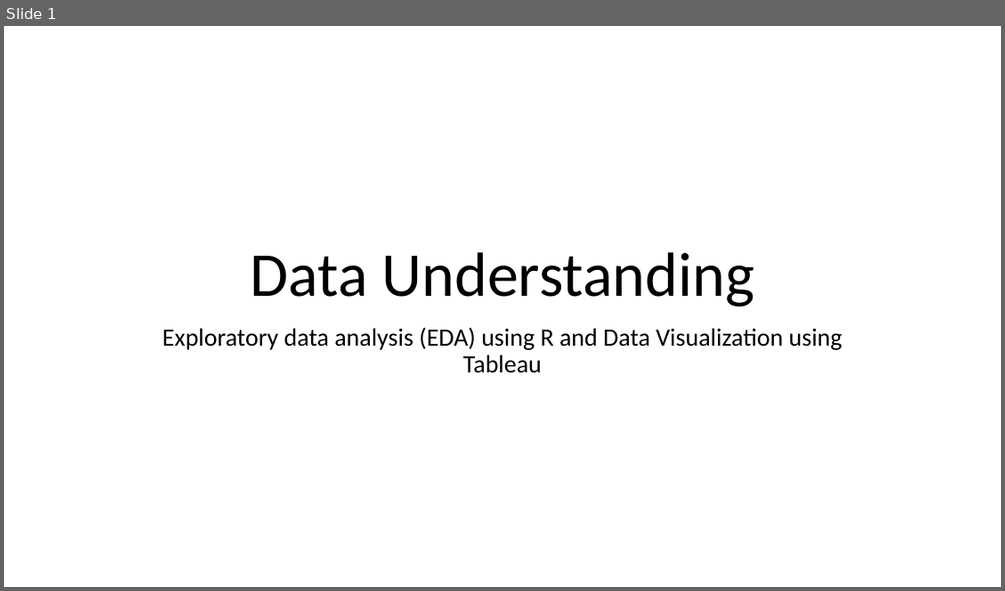
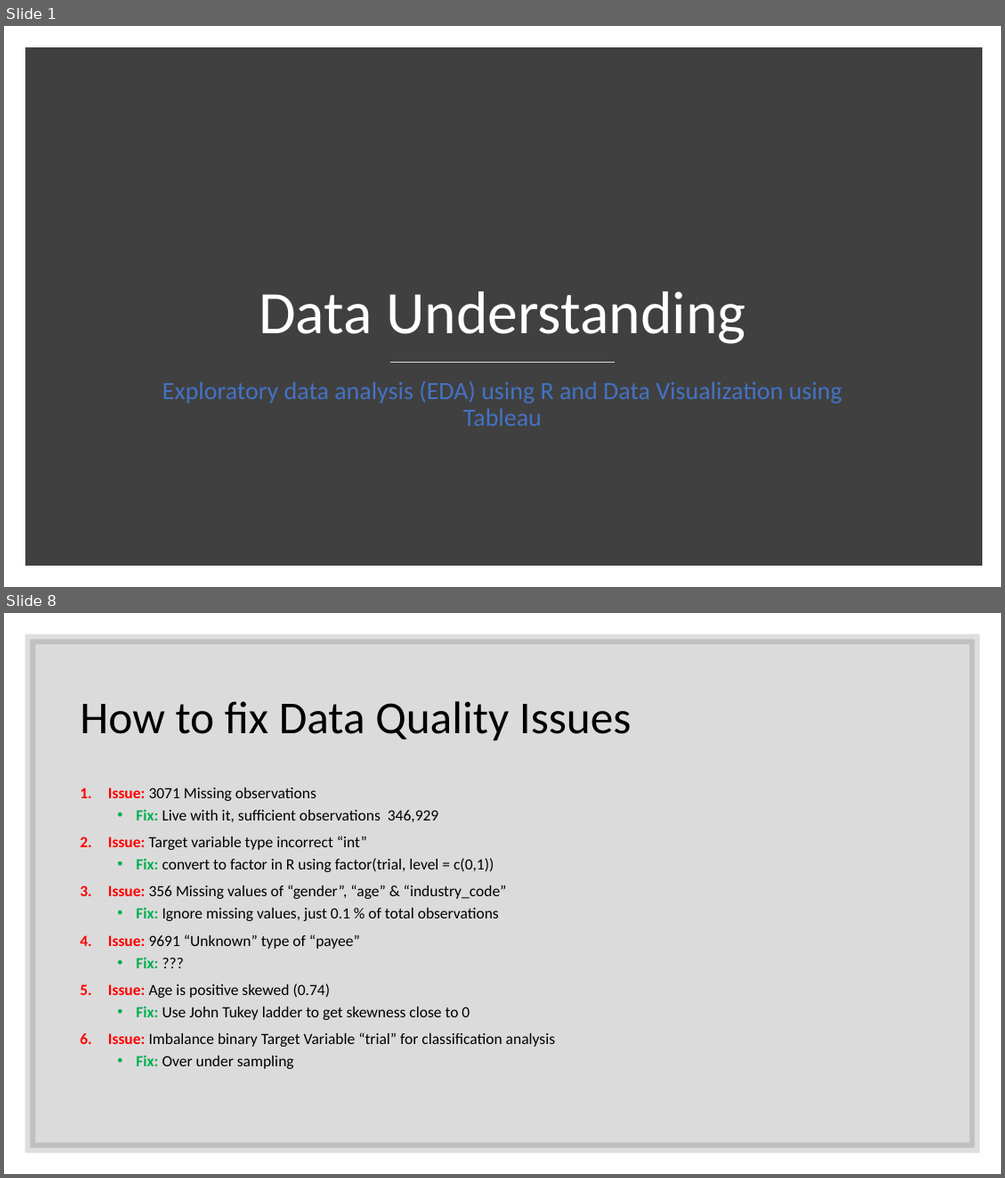
Before and after one commit to SyedNadir/freemium-ab-testing, a slide deck: documents/presentation/data understanding.pptx. Shown one above the other, each under a label of ours: slide 1 before the commit, slides 1 and 8 after it; the slides between them are not shown. The pictures are 1005x591 and 1005x1178 pixels, drawn with LibreOffice and Linux fonts; fonts in the diff are those of the drawing. Boxes give left, top, right and bottom in pixels: in the first picture for what was removed or moved away, otherwise in the second. Text is boxed around its words. In the diff, an @@ line names an element or a change of style, - is before the commit and + after.

```diff
--- a/documents/presentation/data understanding.pptx
+++ b/documents/presentation/data understanding.pptx
@@ slide 8 added at (4,613,1001,1174), background #FFFFFF @@
@@ rectangle added at (30,639,975,1148), fill #000000 at 14% opacity, outline #262626 10 pt @@
@@ title added at (80,701,631,741), 44 pt, text #000000 @@
+How to fix Data Quality Issues
@@ text added at (108,787,555,1069), 15 pt, text #000000 @@
+1. Issue: 3071 Missing observations
+  • Fix: Live with it, sufficient observations 346,929
+2. Issue: Target variable type incorrect “int”
+  • Fix: convert to factor in R using factor(trial, level = c(0,1))
+3. Issue: 356 Missing values of “gender”, “age” & “industry_code”
+  • Fix: Ignore missing values, just 0.1 % of total observations
+4. Issue: 9691 “Unknown” type of “payee”
+  • Fix: ???
+5. Issue: Age is positive skewed (0.74)
+  • Fix: Use John Tukey ladder to get skewness close to 0
+6. Issue: Imbalance binary Target Variable “trial” for classification analysis
+  • Fix: Over under sampling
@@ slide 1 changed as well @@
@@ rectangle added at (30,52,977,561), fill #404040, outline #404040 10 pt @@
@@ title "Data Understanding" at (259,291,745,344): size 60 to 58 pt, text colour #000000 to #FFFFFF @@
@@ line added from (390, 362) to (615, 362), #D9D9D9 1 pt @@
@@ subtitle "Exploratory data analysis (EDA) using ...": place and size @@
-subtitle "Exploratory data analysis (EDA) using ..." at (162,327,842,373)
+subtitle "Exploratory data analysis (EDA) using ..." at (162,381,842,426)
@@ subtitle "Exploratory data analysis (EDA) using ..." at (162,381,842,426): text colour #000000 to #4472C4 @@
```
Also in this commit, not shown: 2 other slides changed, 4 other slides added.
